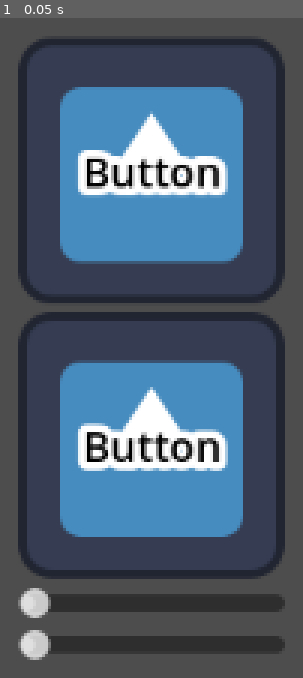
Above: before the commit, frame 1.
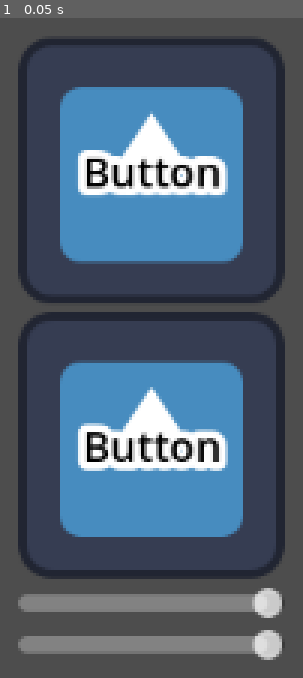
Above: after the commit, the same moment.

Repository: KirillMitjurin/gamejam2025scratch
Game: Godot game, scene res://scenes/start_menu.tscn
Two runs of this game, one before a commit and one after it. Both use one fixed random seed, a clock stepped at 60 frames per second and the inputs below. This scene is started directly instead of the project's main scene. The engine's default icon, where the game draws it, is replaced by a stand-in: a white triangle on a blue panel in a dark square. Sound files missing from this copy of the repository are replaced by a short silence.
Inputs:
- Up to frame 1 (0.05 s): no input

The runs differ from the first frame. In frame 1, 5.1% of the frame differs, in the area x 6-94%, y 86-98%.

Commit message:
working music system

Diff:
--- /dev/null
+++ b/audio/buses/bus_layout.tres
@@ -0,0 +1,15 @@
+[gd_resource type="AudioBusLayout" format=3 uid="uid://5oesmymgols4"]
+
+[resource]
+bus/1/name = &"Music"
+bus/1/solo = false
+bus/1/mute = false
+bus/1/bypass_fx = false
+bus/1/volume_db = 0.0
+bus/1/send = &"Master"
+bus/2/name = &"SFX"
+bus/2/solo = false
+bus/2/mute = false
+bus/2/bypass_fx = false
+bus/2/volume_db = 0.0
+bus/2/send = &"Master"
--- /dev/null
+++ b/audio/buses/music_player.gd
@@ -0,0 +1,23 @@
+extends AudioStreamPlayer
+
+@export var playlist: Array[AudioStream] = []
+var current_index: int
+
+func _ready():
+	if playlist.size() == 0:
+		print("Playlist is empty!")
+		return
+
+	play_tracks()
+
+func play_tracks():
+	current_index = -1
+	while playlist.size() > 0:
+		current_index += 1
+		current_index %= playlist.size()
+
+		stream = playlist[current_index]
+		play()
+
+		var duration = stream.get_length() + 1
+		await get_tree().create_timer(duration).timeout
--- /dev/null
+++ b/audio/buses/music_player.tscn
@@ -0,0 +1,6 @@
+[gd_scene load_steps=2 format=3 uid="uid://bv0agghf41ede"]
+
+[ext_resource type="Script" uid="uid://cnmh1mdn63hqr" path="res://audio/buses/music_player.gd" id="1_r8wvt"]
+
+[node name="MusicPlayer" type="AudioStreamPlayer"]
+script = ExtResource("1_r8wvt")
--- a/objects/UI/volume_slider.gd
+++ b/objects/UI/volume_slider.gd
@@ -1 +1,13 @@
-extends Node
+extends HSlider
+
+@export var bus_name: String
+
+var bus_index: int
+
+func _ready():
+	bus_index = AudioServer.get_bus_index(bus_name)
+
+	value = db_to_linear(AudioServer.get_bus_volume_db(bus_index))
+
+func _value_changed(new_value: float) -> void:
+	AudioServer.set_bus_volume_db(bus_index, linear_to_db(new_value))
--- a/objects/UI/volume_slider.tscn
+++ b/objects/UI/volume_slider.tscn
@@ -3,4 +3,6 @@
 [ext_resource type="Script" uid="uid://biaw03tqcbw0w" path="res://objects/UI/volume_slider.gd" id="1_kjpn7"]
 
 [node name="VolumeSlider" type="HSlider"]
+max_value = 1.0
+step = 0.0
 script = ExtResource("1_kjpn7")
--- a/project.godot
+++ b/project.godot
@@ -14,6 +14,10 @@
 run/main_scene="uid://s13tjna5afkf"
 config/features=PackedStringArray("4.5", "Forward Plus")
 config/icon="res://art/icon.svg"
+
+[audio]
+
+buses/default_bus_layout="res://audio/buses/bus_layout.tres"
 
 [input]
 
--- a/scenes/start_menu.tscn
+++ b/scenes/start_menu.tscn
@@ -1,7 +1,10 @@
-[gd_scene load_steps=3 format=3 uid="uid://od885ktepu7l"]
+[gd_scene load_steps=6 format=3 uid="uid://od885ktepu7l"]
 
 [ext_resource type="PackedScene" uid="uid://gbhdubhtn76y" path="res://objects/UI/button.tscn" id="1_thu50"]
 [ext_resource type="PackedScene" uid="uid://cfhh37ndcorb7" path="res://objects/UI/volume_slider.tscn" id="2_m7x51"]
+[ext_resource type="PackedScene" uid="uid://bv0agghf41ede" path="res://audio/buses/music_player.tscn" id="3_m7x51"]
+[ext_resource type="AudioStream" uid="uid://n1gkwimr6vqv" path="res://audio/sfx/Bruh.mp3" id="4_h61rw"]
+[ext_resource type="AudioStream" uid="uid://b3gif8c43crgj" path="res://audio/music/15 Step.mp3" id="5_fcv5n"]
 
 [node name="StartMenu" type="Control"]
 layout_mode = 3
@@ -33,9 +36,14 @@
 
 [node name="MusicSlider" parent="VBoxContainer" instance=ExtResource("2_m7x51")]
 layout_mode = 2
+bus_name = "Music"
 
 [node name="SFXSlider" parent="VBoxContainer" instance=ExtResource("2_m7x51")]
 layout_mode = 2
+bus_name = "SFX"
+
+[node name="MusicPlayer" parent="." instance=ExtResource("3_m7x51")]
+playlist = Array[AudioStream]([ExtResource("4_h61rw"), ExtResource("4_h61rw"), ExtResource("5_fcv5n")])
 
 [editable path="VBoxContainer/Play"]
 [editable path="VBoxContainer/Exit"]
Not shown, added: audio/buses/music_player.gd.uid
Not shown, added: audio/music/15 Step.mp3
Not shown, added: audio/sfx/Bruh.mp3
